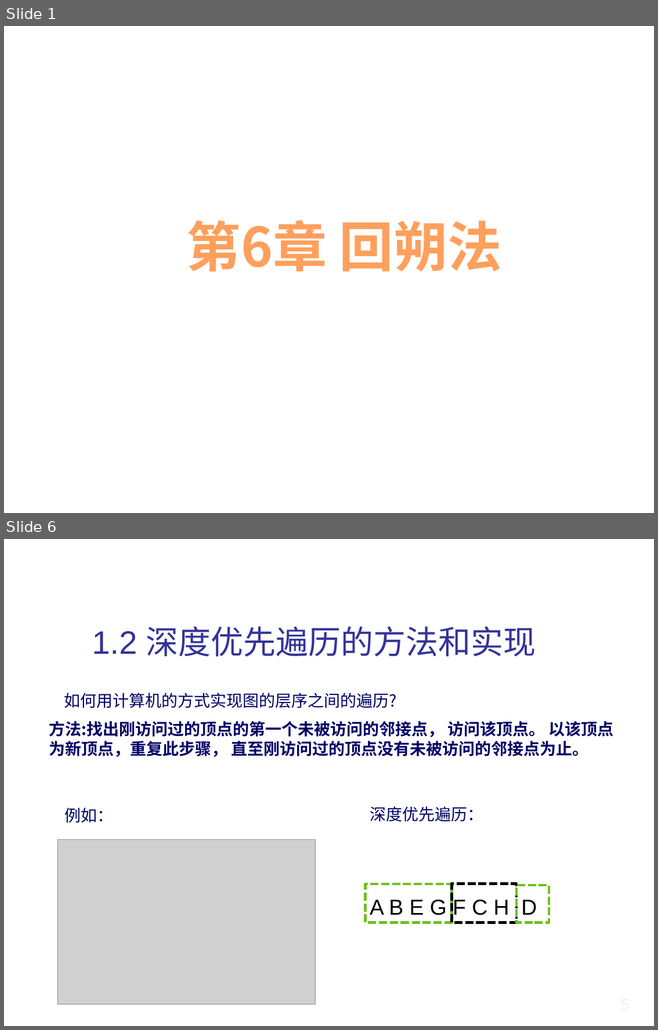
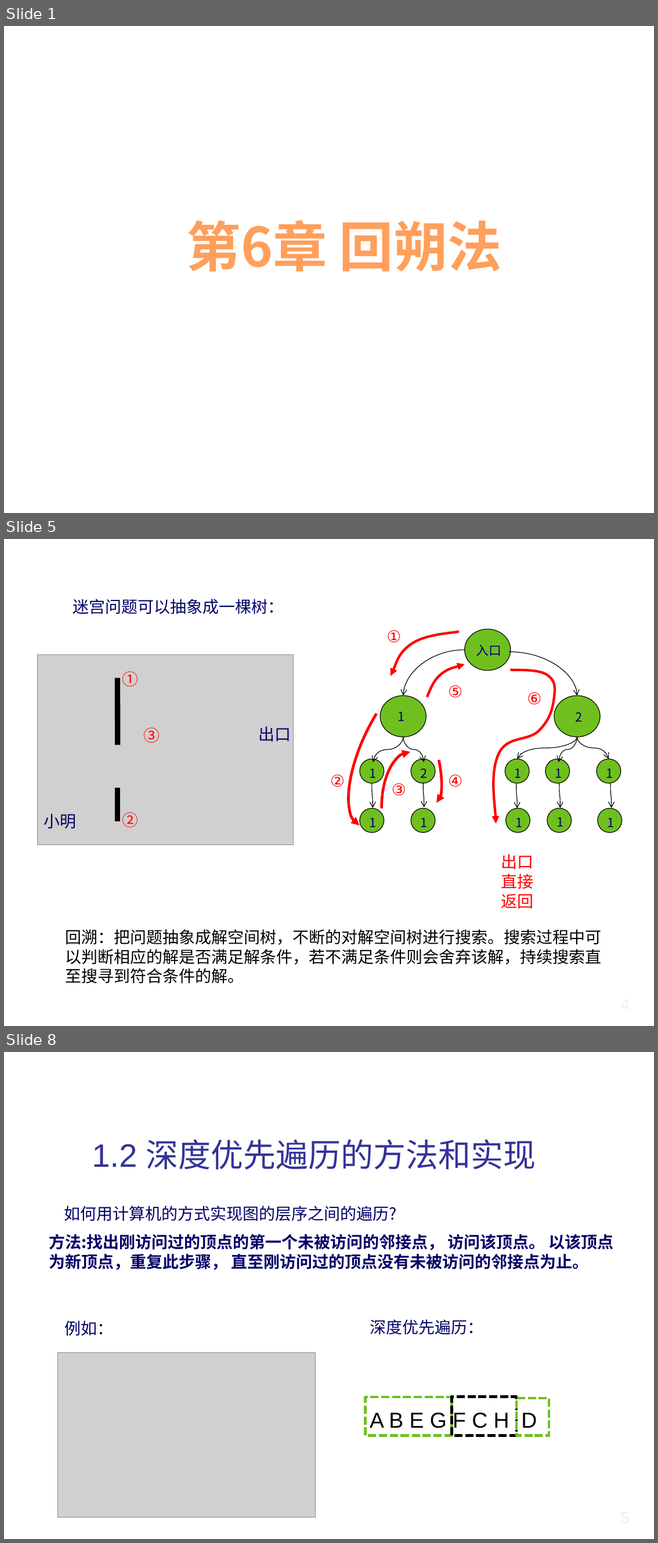
Before and after one commit to liutongling/DP, a slide deck: file/第6章 回朔法.pptx. Shown one above the other, each under a label of ours: slides 1 and 6 before the commit, slides 1, 5 and 8 after it; the slides between them are not shown. The pictures are 658x1030 and 658x1543 pixels, drawn with LibreOffice and Linux fonts; fonts in the diff are those of the drawing; grey boxes stand for pictures; background and template pictures are left out. Boxes give left, top, right and bottom in pixels: in the first picture for what was removed or moved away, otherwise in the second. Text is boxed around its words. In the diff, an @@ line names an element or a change of style, - is before the commit and + after.

```diff
--- a/file/第6章 回朔法.pptx
+++ b/file/第6章 回朔法.pptx
@@ slide 5 added at (4,539,654,1026), background #FFFFFF @@
@@ text added at (73,599,284,614), 18 pt, text #000066 @@
+迷宫问题可以抽象成一棵树：
@@ text added at (386,630,401,643), 18 pt, text #FF0000 @@
+①
@@ freeform shape added at (390,632,459,676), outline #FF0000 2.75 pt @@
@@ picture added at (37,654,293,845) @@
@@ arc (boxed as its full ellipse) added at (329,659,461,840), outline #FF0000 3 pt @@
@@ text added at (122,671,138,687), 18 pt, text #FF0000 @@
+①
@@ freeform shape added at (427,664,465,697), outline #FF0000 2.75 pt @@
@@ freeform shape added at (494,669,555,824), outline #FF0000 2.75 pt @@
@@ line added from (118, 745) to (118, 678), #000000 6 pt @@
@@ text added at (448,685,462,698), 18 pt, text #FF0000 @@
+⑤
@@ text added at (527,692,541,705), 18 pt, text #FF0000 @@
+⑥
@@ text added at (143,727,159,743), 18 pt, text #FF0000 @@
+③
@@ text added at (259,726,291,741), 18 pt, text #000066 @@
+出口
@@ arc (boxed as its full ellipse) added at (411,722,446,805), outline #FF0000 3 pt @@
@@ arc (boxed as its full ellipse) added at (382,752,438,863), outline #FF0000 3 pt @@
@@ text added at (330,774,344,787), 18 pt, text #FF0000 @@
+②
@@ text added at (448,774,462,787), 18 pt, text #FF0000 @@
+④
@@ line added from (118, 821) to (118, 788), #000000 6 pt @@
@@ text added at (391,783,406,796), 18 pt, text #FF0000 @@
+③
@@ group added at (360,629,621,832): 13 ellipses, 13 texts, 12 curved arrows @@
+入口
+1
+2
+2
+1
+1
+1
+1
+1
+1
+1
+1
+1
@@ text added at (43,814,76,829), 18 pt, text #000066 @@
+小明
@@ text added at (122,812,138,828), 18 pt, text #FF0000 @@
+②
@@ text added at (500,854,533,909), 18 pt, text #FF0000 @@
+出口直接返回
@@ text added at (65,929,601,984), 18 pt, text #000000 @@
+回溯：把问题抽象成解空间树，不断的对解空间树进行搜索。搜索过程中可以判断相应的解是否满足解条件，若不满足条件则会舍弃该解，持续搜索直至搜寻到符合条件的解。
@@ text added at (462,992,636,1017), 18 pt, text #EFEFEF @@
+4
@@ what was slide 6 is now slide 8 @@
```
Also in this commit, not shown: 4 slides changed, 1 other slide added, 4 other files.
